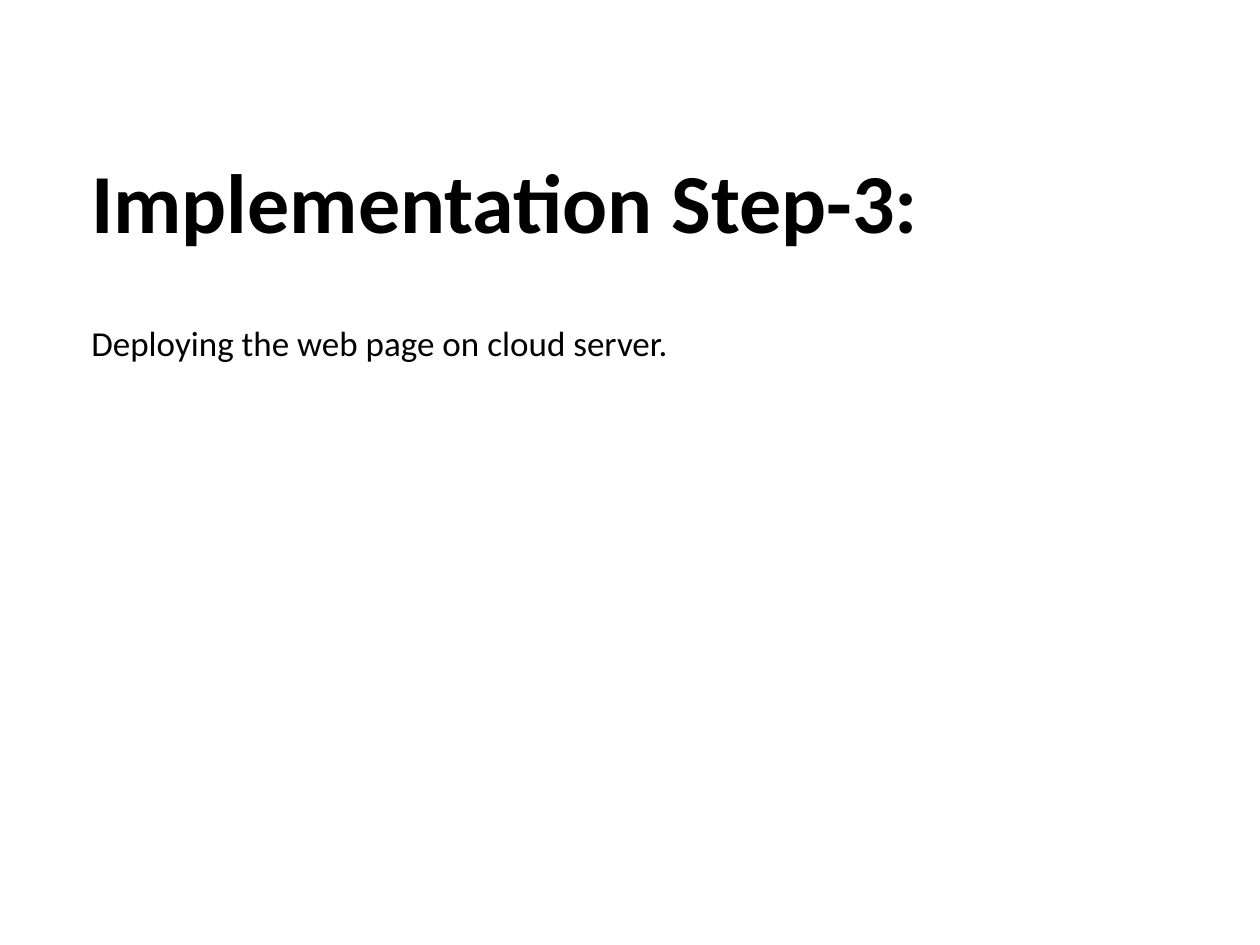
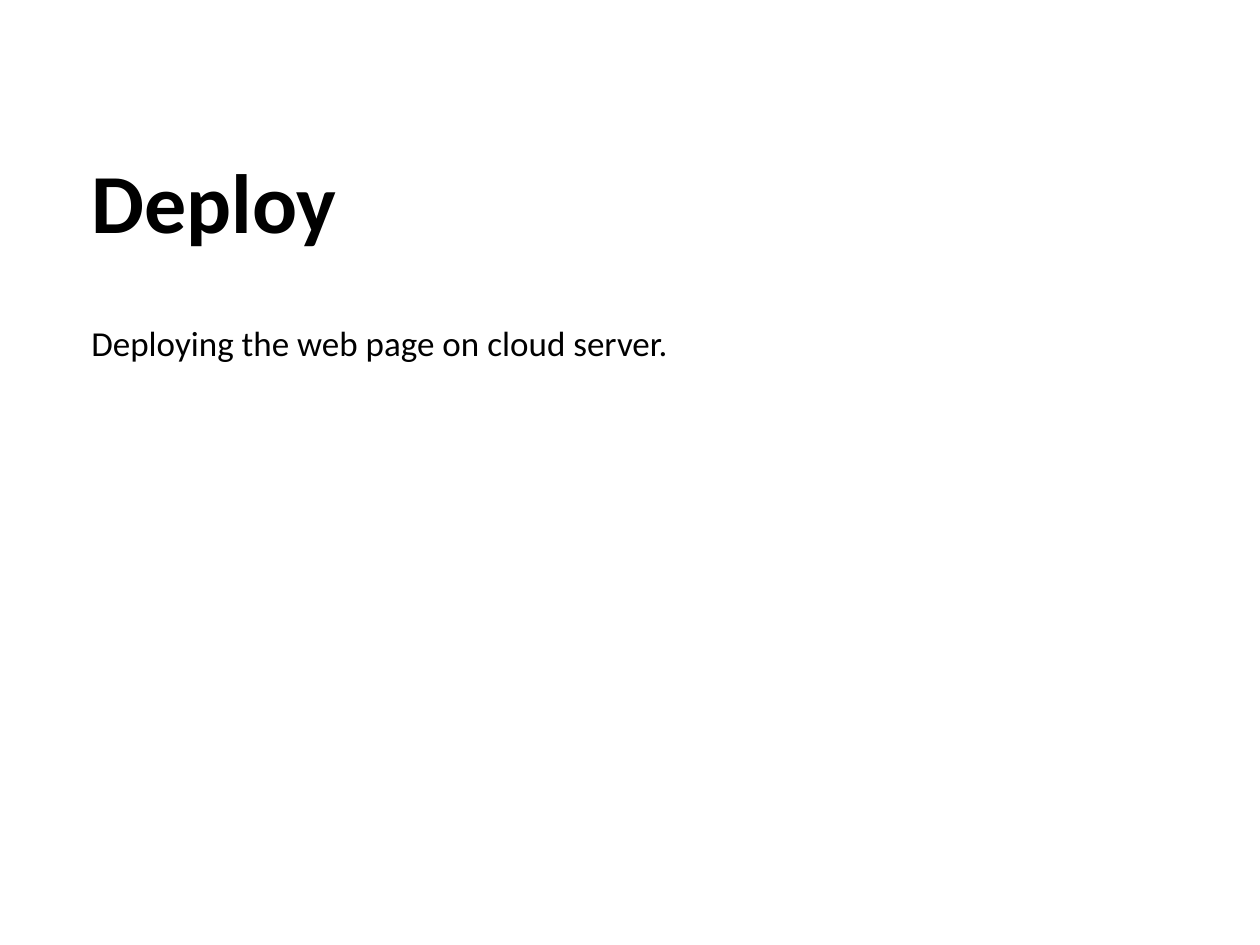
Before and after one commit to sindhusha-t/Predict-WildFires-, a slide deck: slide 10 of Documentation/Wildfire Intensity.pptx (slide 8 before the commit). Drawn at 1260x945 pixels with LibreOffice and Linux fonts; fonts in the diff are those of the drawing; background and template pictures are left out. Boxes give left, top, right and bottom in pixels: in the first picture for what was removed or moved away, otherwise in the second. Text is boxed around its words. In the diff, an @@ line names an element or a change of style, - is before the commit and + after.

```diff
--- a/Documentation/Wildfire Intensity.pptx
+++ b/Documentation/Wildfire Intensity.pptx
@@ title at <box>91,174,336,247</box>: text changed @@
-Implementation Step-3:
+Deploy
```
Also in this commit, not shown: 4 other slides changed, 3 slides added.
